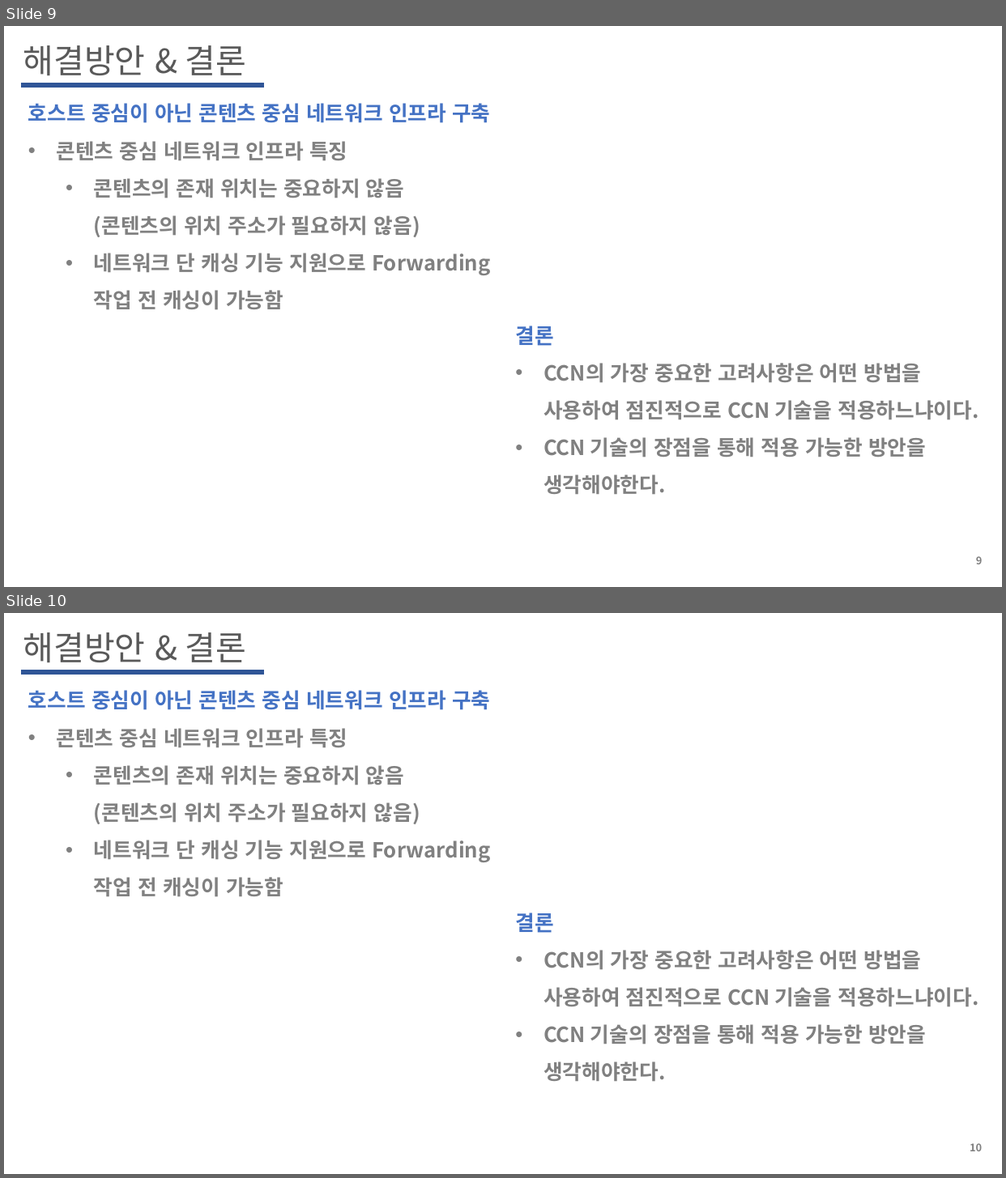
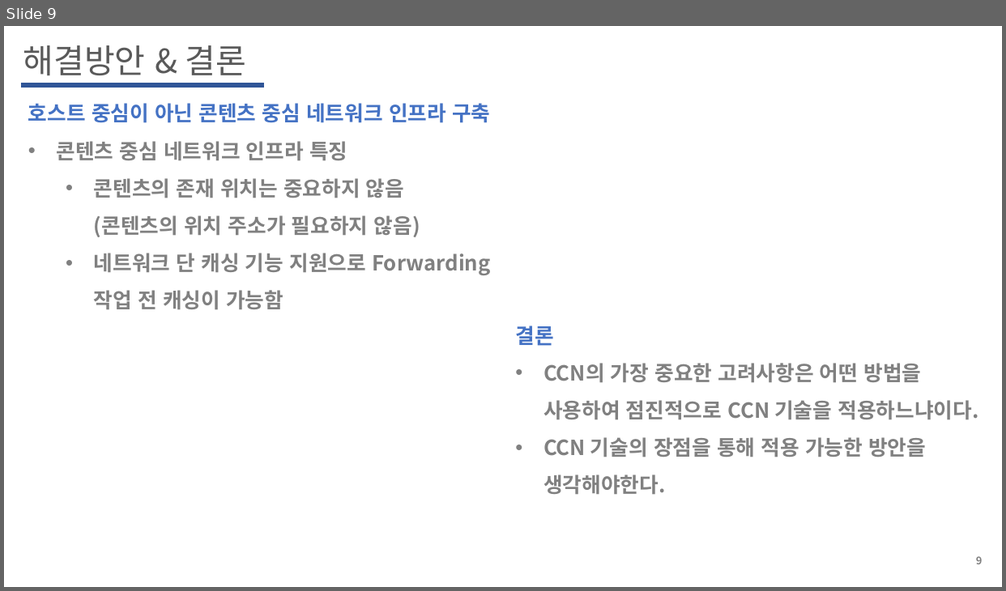
Before and after one commit to WoogiBoogi1129/ICN-NDN, a slide deck: Named-Data-Net/PPT/CCN정리.pptx. Shown one above the other, each under a label of ours: slides 9 and 10 before the commit, slide 9 after it. The pictures are 1006x1178 and 1006x591 pixels, drawn with LibreOffice and Linux fonts; fonts in the diff are those of the drawing. Boxes give left, top, right and bottom in pixels: in the first picture for what was removed or moved away, otherwise in the second. Text is boxed around its words. In the diff, an @@ line names an element or a change of style, - is before the commit and + after.

```diff
--- a/Named-Data-Net/PPT/CCN정리.pptx
+++ b/Named-Data-Net/PPT/CCN정리.pptx
@@ slide 10 removed at (4,613,1002,1174), background #FFFFFF @@
@@ text removed at (23,632,247,662) @@
-해결방안 & 결론
@@ line removed from (21, 672) to (265, 672) @@
@@ text removed at (28,690,490,897) @@
-호스트 중심이 아닌 콘텐츠 중심 네트워크 인프라 구축
-• 콘텐츠 중심 네트워크 인프라 특징
-  • 콘텐츠의 존재 위치는 중요하지 않음
-    (콘텐츠의 위치 주소가 필요하지 않음)
-  • 네트워크 단 캐싱 기능 지원으로 Forwarding 작업 전 캐싱이 가능함
@@ text removed at (515,913,978,1081) @@
-결론
-• CCN의 가장 중요한 고려사항은 어떤 방법을 사용하여 점진적으로 CCN 기술을 적용하느냐이다.
-• CCN 기술의 장점을 통해 적용 가능한 방안을 생각해야한다.
@@ page number removed at (970,1144,982,1152) @@
-10
```
Also in this commit, not shown: 1 other file.
